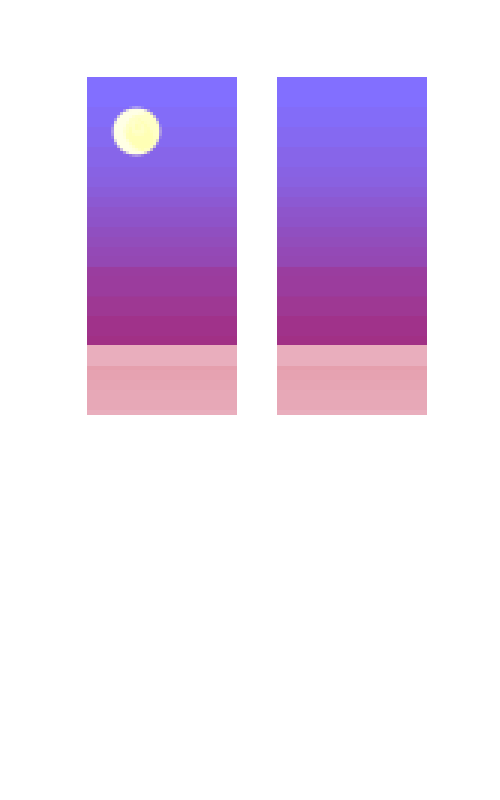
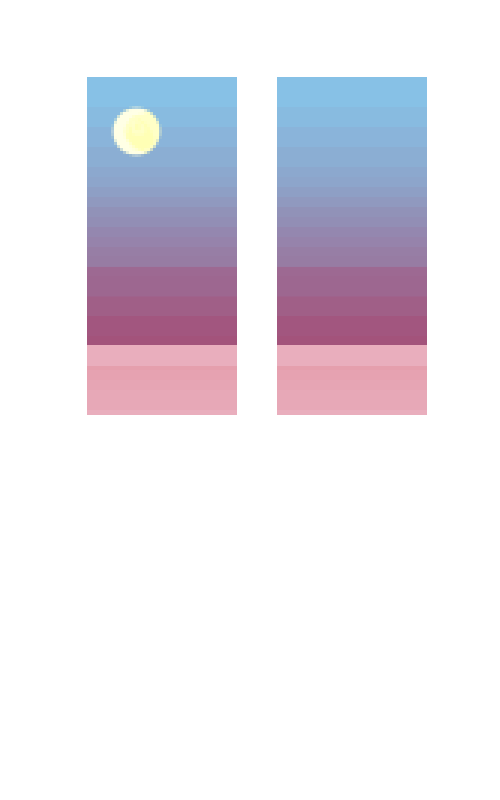
Before/after of a 500x800 layered artwork. What changed in the layer stack:
pixels changed over 87, 77, 427, 345 (layer not identified)
